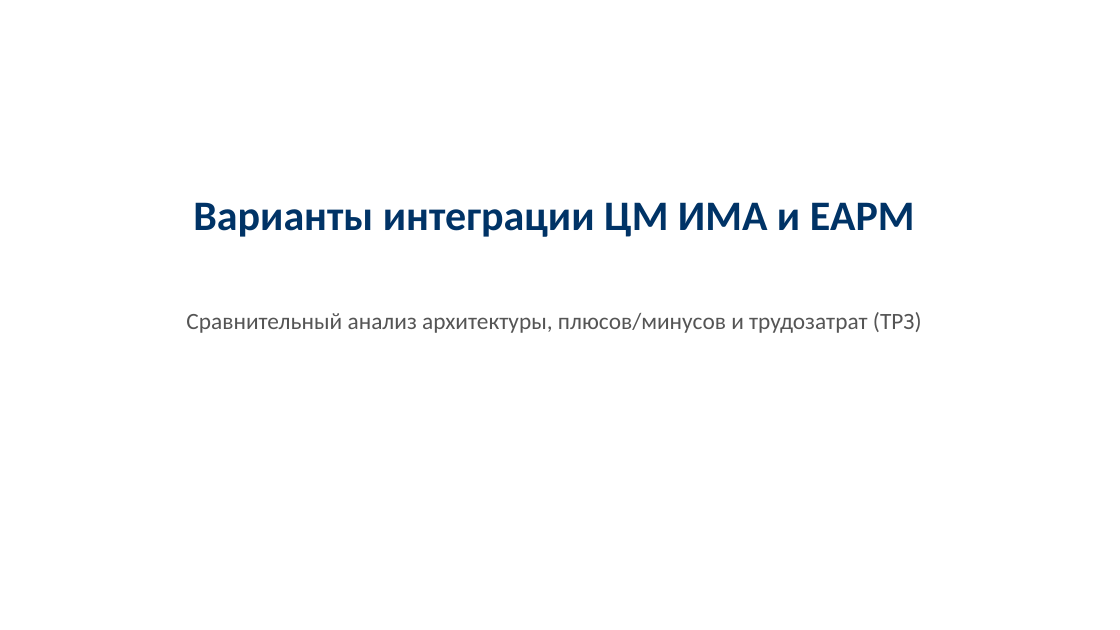
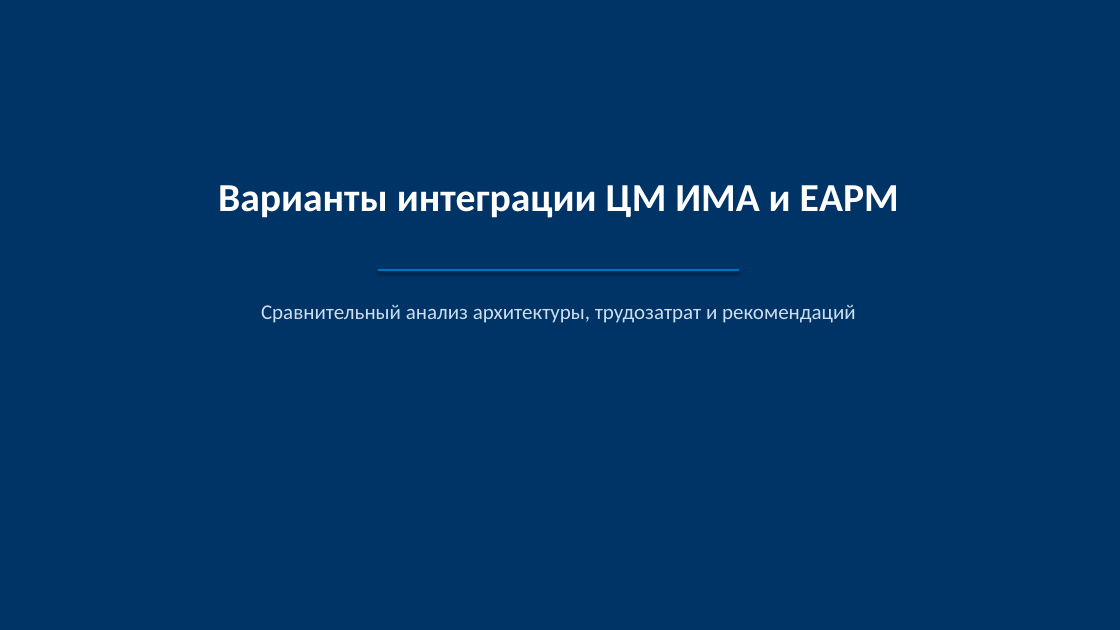
Before and after one commit to KMNV777/main_arsen, a slide deck: slide 1 of docs/presentations/CM_IMA_EAPM_variants_comparison.pptx. Drawn at 1120x630 pixels with LibreOffice and Linux fonts; fonts in the diff are those of the drawing. Boxes give left, top, right and bottom in pixels: in the first picture for what was removed or moved away, otherwise in the second. Text is boxed around its words. In the diff, an @@ line names an element or a change of style, - is before the commit and + after.

```diff
--- a/docs/presentations/CM_IMA_EAPM_variants_comparison.pptx
+++ b/docs/presentations/CM_IMA_EAPM_variants_comparison.pptx
@@ rectangle added at (x1=0, y1=0, x2=1120, y2=630), fill #003366 @@
@@ text "Варианты интеграции ЦМ ИМА и ..." moved from (x1=193, y1=202, x2=915, y2=237) to (x1=218, y1=185, x2=899, y2=218) @@
@@ text "Варианты интеграции ЦМ ИМА и ..." at (x1=218, y1=185, x2=899, y2=218): size 36 to 34 pt, text colour #003366 to #FFFFFF @@
@@ rectangle added at (x1=378, y1=269, x2=739, y2=271), fill #0070C0 @@
@@ text at (x1=261, y1=305, x2=856, y2=323): text changed; size 20 to 18 pt; text colour #555555 to #CCDDEE @@
-Сравнительный анализ архитектуры, плюсов/минусов и трудозатрат (ТРЗ)
+Сравнительный анализ архитектуры, трудозатрат и рекомендаций
```
Also in this commit, not shown: 18 other slides changed, 2 slides added, 3 slides removed, 6 other files.
